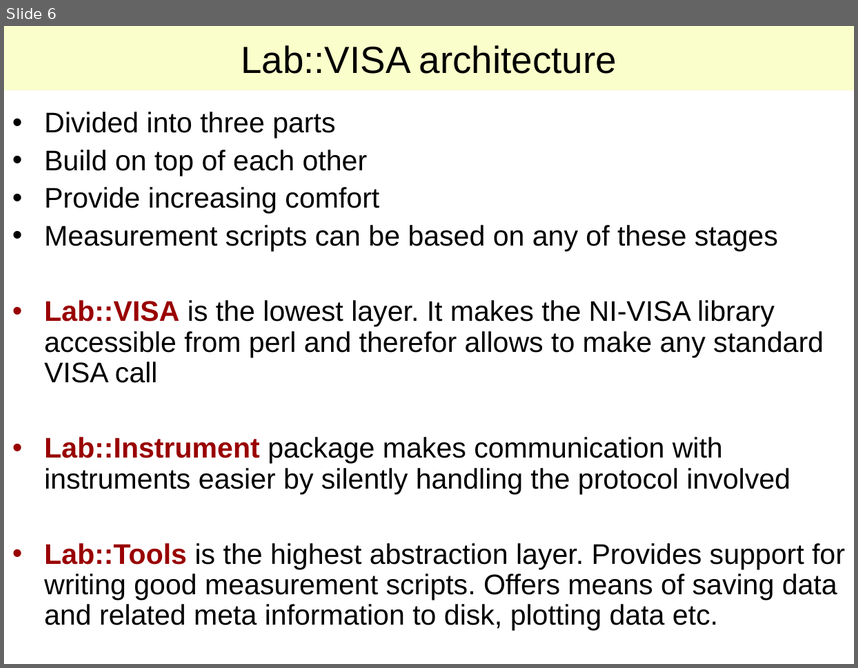
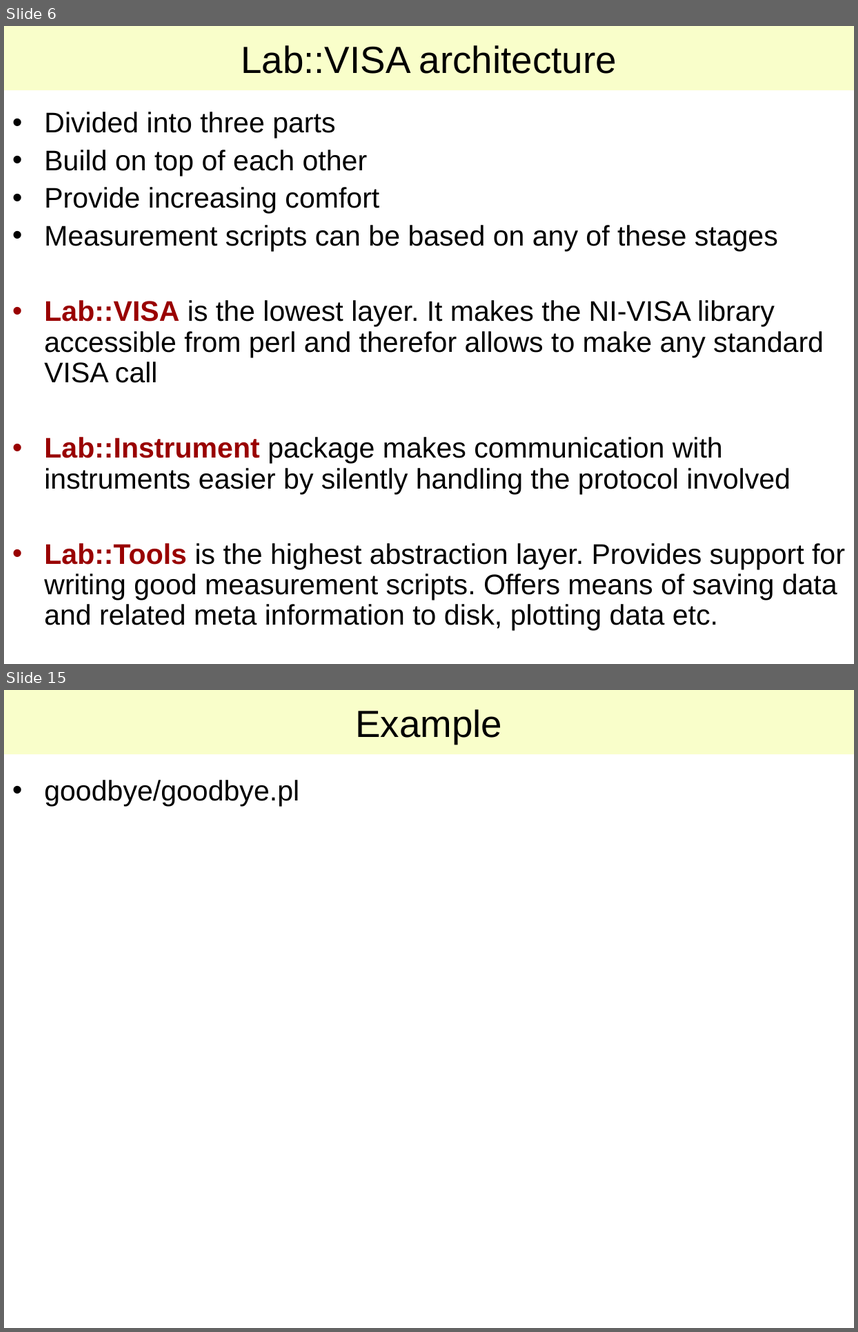
Before and after one commit to lab-measurement/Lab-VISA, a slide deck: Tutorial/Talk/Lab-VISA.ppt. Shown one above the other, each under a label of ours: slide 6 before the commit, slides 6 and 15 after it; the slides between them are not shown. The pictures are 858x668 and 858x1332 pixels, drawn with LibreOffice and Linux fonts; fonts in the diff are those of the drawing. Boxes give left, top, right and bottom in pixels: in the first picture for what was removed or moved away, otherwise in the second. Text is boxed around its words. In the diff, an @@ line names an element or a change of style, - is before the commit and + after.

```diff
--- a/Tutorial/Talk/Lab-VISA.ppt
+++ b/Tutorial/Talk/Lab-VISA.ppt
@@ slide 15 added at [4, 690, 854, 1328], background #FFFFFF @@
@@ title added at [4, 690, 854, 755], fill #F9FECA, 32 pt, text #000000 @@
+Example
@@ text added at [44, 780, 299, 806], 24 pt, text #000000 @@
+• goodbye/goodbye.pl
```
Also in this commit, not shown: 5 slides changed, 6 other slides added, 7 other files.
